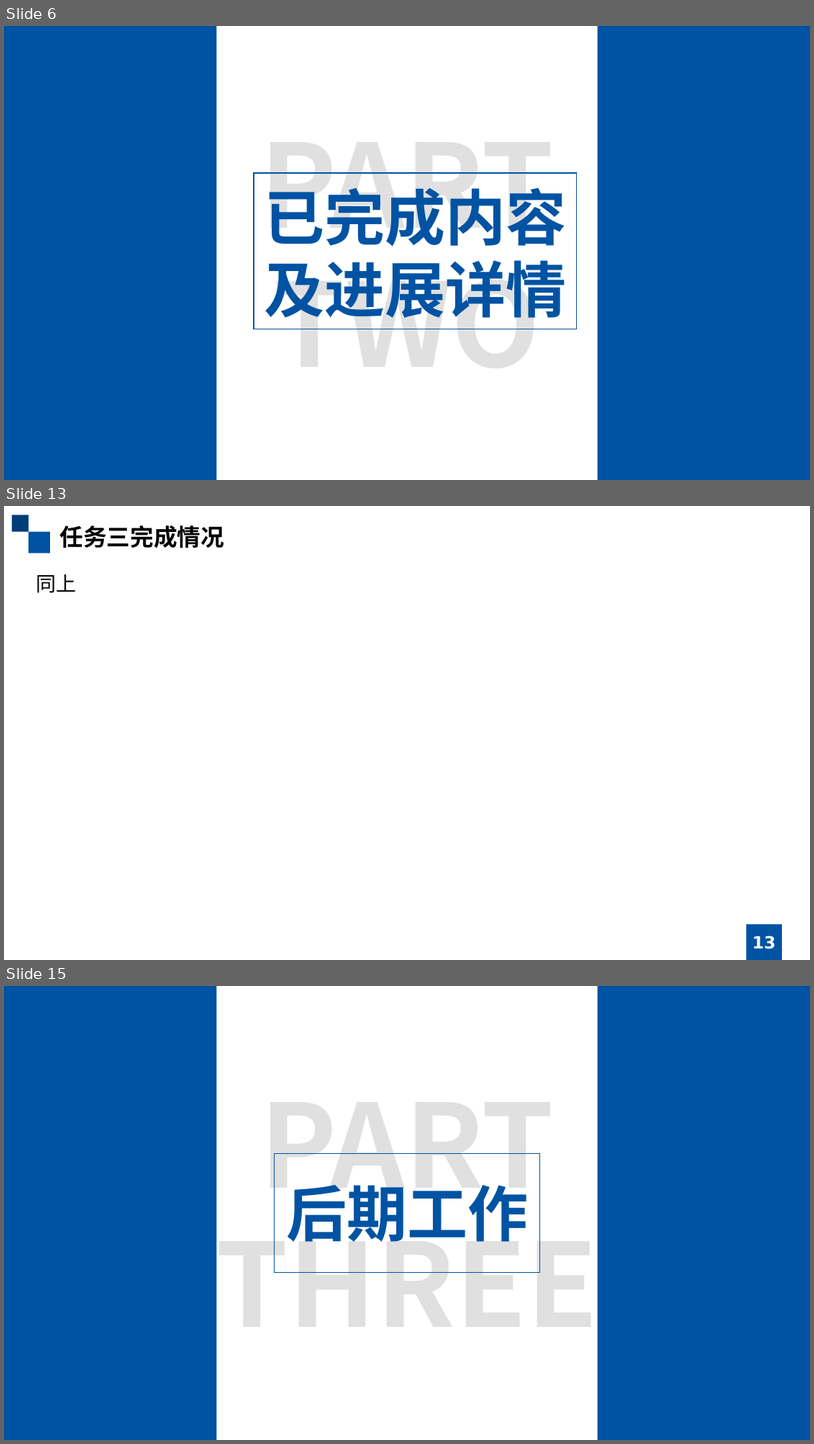
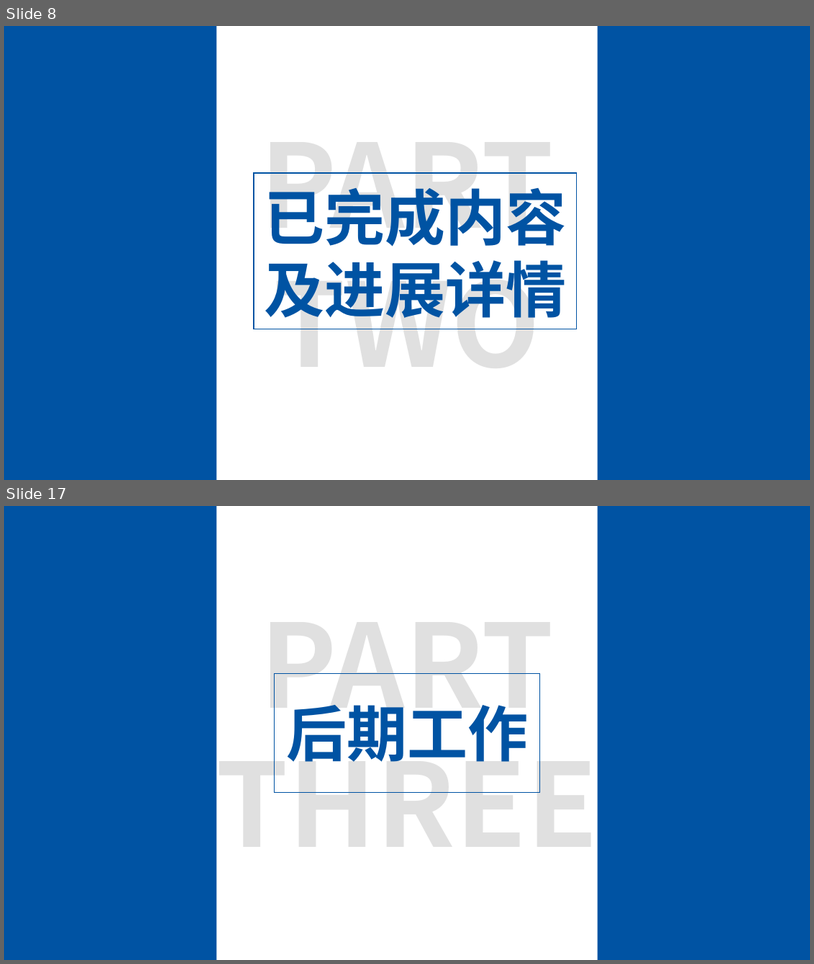
Before and after one commit to GRHun/SBoxDetection, a slide deck: doc/中期答辩.pptx. Shown one above the other, each under a label of ours: slides 6, 13 and 15 before the commit, slides 8 and 17 after it; the slides between them are not shown. The pictures are 814x1444 and 814x964 pixels, drawn with LibreOffice and Linux fonts; fonts in the diff are those of the drawing. Boxes give left, top, right and bottom in pixels: in the first picture for what was removed or moved away, otherwise in the second. Text is boxed around its words. In the diff, an @@ line names an element or a change of style, - is before the commit and + after.

```diff
--- a/doc/中期答辩.pptx
+++ b/doc/中期答辩.pptx
@@ slide 13 removed at [4,506,810,960], background #FFFFFF @@
@@ rectangle removed at [12,515,28,532] @@
@@ text removed at [60,525,224,548] @@
-任务三完成情况
@@ rectangle removed at [28,531,50,553] @@
@@ text removed at [36,574,77,593] @@
-同上
@@ rectangle removed at [747,924,782,960] @@
@@ page number removed at [753,935,776,949] @@
-13
@@ what was slide 6 is now slide 8 @@
@@ what was slide 15 is now slide 17 @@
```
Also in this commit, not shown: 8 slides changed, 5 slides added, 2 other slides removed, 7 other files.
